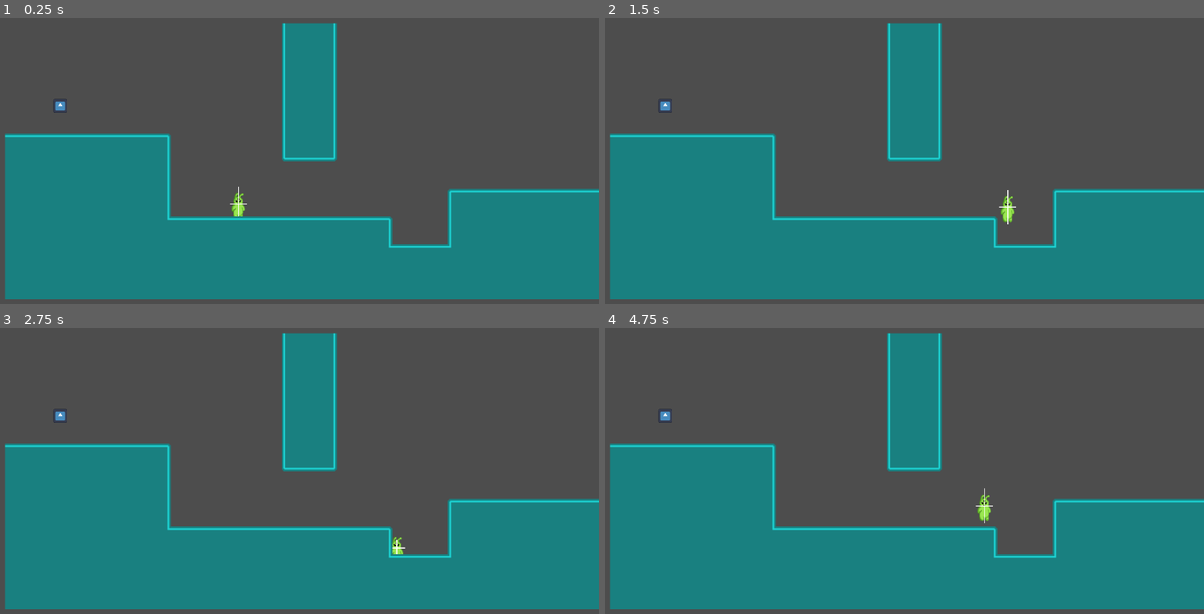
Above: before the commit, frames 1-4 (two rows, left to right).
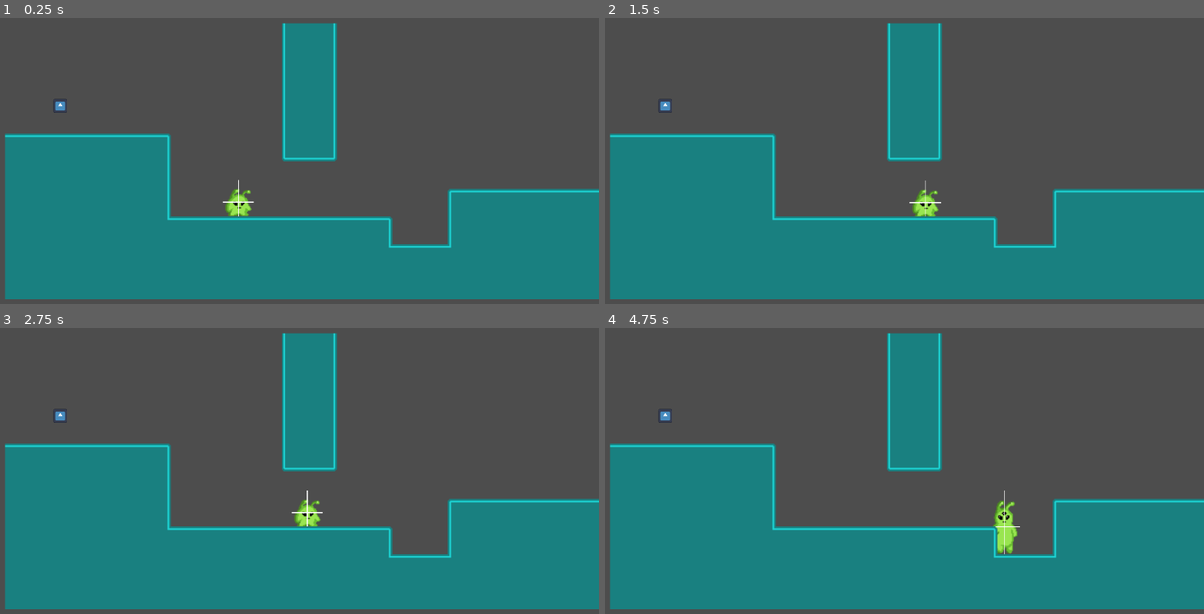
Above: after the commit, the same moments.

Repository: gustavcorpas/GMTK2024
Game: Godot game, scene res://scenes/gameplay/Level1.tscn
Same seed, same stepped clock (60 frames per second), same inputs: the game is played once before the commit and once after it. The engine's default icon, where the game draws it, is replaced by a stand-in: a white triangle on a blue panel in a dark square.
Inputs (mouse positions are in pixels of both pictures, inside the frame that each line leads up to):
- Up to frame 1 (0.25 s): no input
- Up to frame 2 (1.5 s): move the mouse to (1024, 169) at 0.52 s; hold E (interact) 0.53-1.28 s; hold D (right) from 0.53 s (still down); tap Space (jump) at 0.77 s; move the mouse to (760, 206) at 1.27 s; click (760, 206) at 1.35 s
- Up to frame 3 (2.75 s): tap Space (jump) at 1.52 s; move the mouse to (347, 419) at 2.02 s; release D (right) at 2.03 s; hold A (left) from 2.03 s (still down); hold 1 (test1) from 2.03 s (still down)
- Up to frame 4 (4.75 s): move the mouse to (856, 571) at 2.77 s; release A (left) at 2.78 s; release 1 (test1) at 2.78 s; hold D (right) 2.78-4.28 s; tap 2 (test2) at 2.85 s; tap Space (jump) at 3.02, 3.77, 4.52 s; move the mouse to (1078, 553) at 3.52 s; hold E (interact) 3.53-4.28 s; move the mouse to (694, 445) at 4.27 s; hold A (left) from 4.28 s (still down); click (694, 445) at 4.35 s

The runs differ from the first frame. In frame 1, 0.3% of the frame differs, in the area x 37-43%, y 56-70%; in frame 2, 0.5%; in frame 3, 0.4%; in frame 4, 0.7%, in the area x 61-70%, y 55-80%.

Commit message:
properly sized character

Diff:
--- a/src/scenes/gameplay/Player.tscn
+++ b/src/scenes/gameplay/Player.tscn
@@ -15,39 +15,36 @@
 script = ExtResource("6_lriv2")
 name = "smol"
 sprite = ExtResource("4_o5j66")
-target_size_h = 10
-target_size_v = 10
+target_size_h = 4.0
+target_size_v = 7.9
 
 [sub_resource type="Resource" id="Resource_4aemi"]
 script = ExtResource("6_lriv2")
 name = "regular"
 sprite = ExtResource("2_xc7cm")
-target_size_h = 10
-target_size_v = 20
+target_size_h = 4.0
+target_size_v = 15.9
 
 [sub_resource type="Resource" id="Resource_rjlqn"]
 script = ExtResource("6_lriv2")
 name = "big"
 sprite = ExtResource("3_iubfk")
-target_size_h = 10
-target_size_v = 30
+target_size_h = 4.0
+target_size_v = 23.9
 
 [node name="Player" type="CharacterBody2D"]
 script = ExtResource("1_put57")
 
 [node name="Regular" type="Sprite2D" parent="."]
 unique_name_in_owner = true
-position = Vector2(0, -8)
-scale = Vector2(0.5, 0.5)
 texture = ExtResource("2_xc7cm")
 
 [node name="Collider" type="CollisionShape2D" parent="."]
 unique_name_in_owner = true
-position = Vector2(0, -8)
+scale = Vector2(2, 4)
 shape = SubResource("CapsuleShape2D_h1ljh")
 
 [node name="SizeableComponent" type="Node2D" parent="."]
-position = Vector2(0, -10)
 script = ExtResource("5_lr15i")
 sizes = Array[ExtResource("6_lriv2")]([SubResource("Resource_3xyk5"), SubResource("Resource_4aemi"), SubResource("Resource_rjlqn")])
 current_size_index = 1
--- a/src/scenes/gameplay/portals/shared/SizableComponent.gd
+++ b/src/scenes/gameplay/portals/shared/SizableComponent.gd
@@ -7,6 +7,8 @@
 
 @export var exlude_layers: Array[int] = []
 @export var debug_mode: bool = false
+
+const PADDING = 10
 
 signal size
 
@@ -22,6 +24,10 @@
 
 enum Colliding {left, up, right, down}
 var colliding = [0, 0, 0, 0]
+
+func init(size_index):
+	current_size_index = size_index
+	size.emit(sizes[current_size_index])
 
 func create_ray():
 	var ray = RayCast2D.new()
@@ -55,17 +61,16 @@
 	line_left = create_line()
 	line_right = create_line()
 
-	size.emit(sizes[current_size_index])
-
 
 func _process(delta: float):
 	if not debug_mode: return
 	colliding = [0, 0, 0, 0]
 	var current_size = sizes[current_size_index]
-	process_ray(ray_up, line_up, Vector2(0, -current_size.target_size_v), func up(col): colliding[Colliding.up] = 1)
-	process_ray(ray_down, line_down, Vector2(0, current_size.target_size_v), func up(col): colliding[Colliding.down] = 1)
-	process_ray(ray_left, line_left, Vector2(-current_size.target_size_h, 0), func up(col): colliding[Colliding.left] = 1)
-	process_ray(ray_right, line_right, Vector2(current_size.target_size_h, 0), func up(col): colliding[Colliding.right] = 1)
+	process_ray(ray_up, line_up, Vector2(0, -current_size.target_size_v * 2 - PADDING), func up(col): colliding[Colliding.up] = 1)
+	process_ray(ray_down, line_down, Vector2(0, current_size.target_size_v * 2 + PADDING), func up(col): colliding[Colliding.down] = 1)
+
+	process_ray(ray_left, line_left, Vector2(-current_size.target_size_h * 2 - PADDING, 0), func up(col): colliding[Colliding.left] = 1)
+	process_ray(ray_right, line_right, Vector2(current_size.target_size_h * 2 + PADDING, 0), func up(col): colliding[Colliding.right] = 1)
 
 func try_size_up():
 	if not valid_state_change(1): return
@@ -93,14 +98,14 @@
 
 func can_scale_in_space_h(target: SizeResource):
 	var colliding = [0, 0, 0, 0]
-	process_ray(ray_left, line_left, Vector2(-target.target_size_h, 0), func up(col): colliding[Colliding.left] = 1)
-	process_ray(ray_right, line_right, Vector2(target.target_size_h, 0), func up(col): colliding[Colliding.right] = 1)
+	process_ray(ray_left, line_left, Vector2(-target.target_size_h * 2 - PADDING, 0), func up(col): colliding[Colliding.left] = 1)
+	process_ray(ray_right, line_right, Vector2(target.target_size_h * 2 + PADDING, 0), func up(col): colliding[Colliding.right] = 1)
 	if colliding[Colliding.left] && colliding[Colliding.right]: return false
 	return true
 
 func can_scale_in_space_v(target: SizeResource):
 	var colliding = [0, 0, 0, 0]
-	process_ray(ray_up, line_up, Vector2(0, -target.target_size_v), func up(col): colliding[Colliding.up] = 1)
-	process_ray(ray_down, line_down, Vector2(0, target.target_size_v), func up(col): colliding[Colliding.down] = 1)
+	process_ray(ray_up, line_up, Vector2(0, -target.target_size_v * 2 - PADDING), func up(col): colliding[Colliding.up] = 1)
+	process_ray(ray_down, line_down, Vector2(0, target.target_size_v * 2 + PADDING), func up(col): colliding[Colliding.down] = 1)
 	if colliding[Colliding.down] && colliding[Colliding.up]: return false
 	return true
--- a/src/scenes/gameplay/portals/shared/SizeResource.gd
+++ b/src/scenes/gameplay/portals/shared/SizeResource.gd
@@ -5,5 +5,5 @@
 @export var name: String = "smol"
 @export var sprite_frames: SpriteFrames
 @export var sprite: Texture2D
-@export var target_size_h: int
-@export var target_size_v: int
+@export var target_size_h: float
+@export var target_size_v: float
--- a/src/scripts/characters/player.gd
+++ b/src/scripts/characters/player.gd
@@ -5,6 +5,9 @@
 
 @export var SPEEDS = {"smol": 100, "regular": 200, "big": 300}
 @export var JUMP_VELOCITIES = {"smol": -200, "regular": -300, "big": -400}
+
+@export var start_size: int = 0
+
 
 const COLLIDER_LERP_SPEED = 10.0
 
@@ -23,8 +26,11 @@
 
 signal node_ready
 
+var instantiated = false
 func _ready():
 	node_ready.emit()
+	instantiated = true
+	sizeable_component.init(start_size)
 
 func get_facing_direction():
 	return known_direction
@@ -34,7 +40,8 @@
 	SPEED = SPEEDS.get(res.name)
 	target_size_h = res.target_size_h
 	target_size_v = res.target_size_v
-	await node_ready
+	if not instantiated:
+		await node_ready
 	regular.set_texture(res.sprite)
 
 func _on_sizeable_component_size(res) -> void:
Not shown: 1 places in src/scenes/GameLevels/Lvl1.tscn that only renumber resources
